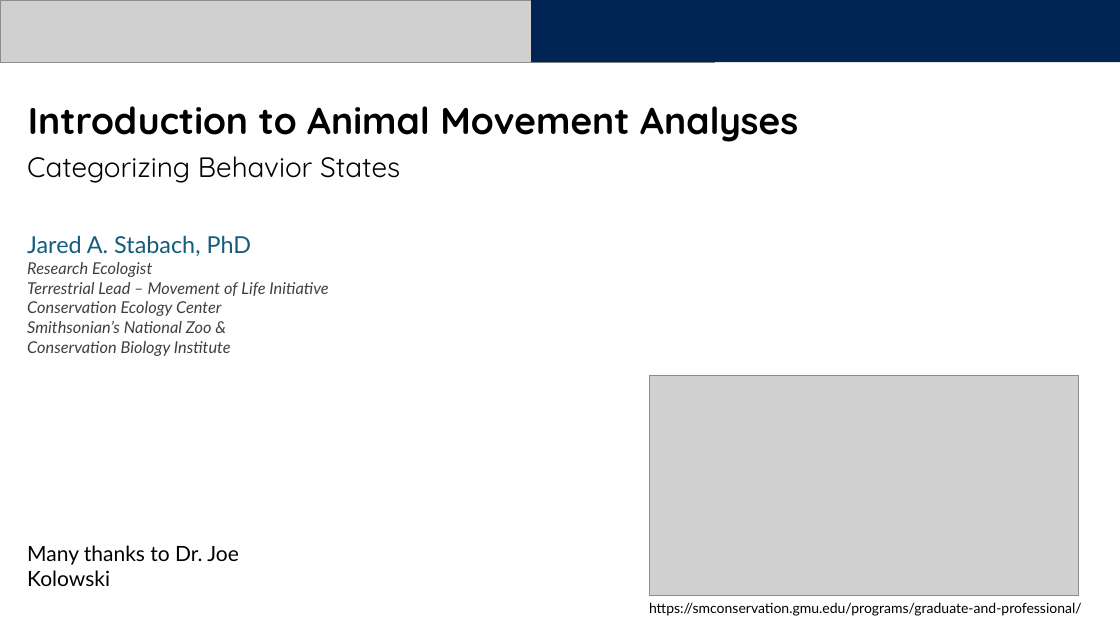
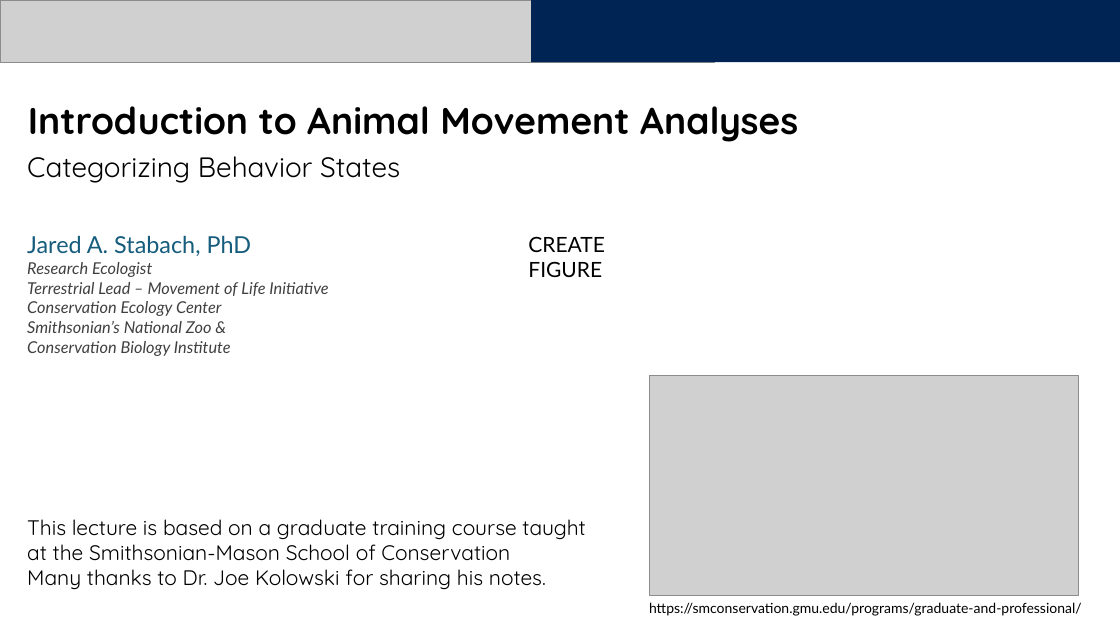
Before and after one commit to Smithsonian/Introduction_HMM, a slide deck: slide 1 of Presentation/IntroAnimalMovements_HMMs.pptx. Drawn at 1120x630 pixels with LibreOffice and Linux fonts; fonts in the diff are those of the drawing; grey boxes stand for pictures. Boxes give left, top, right and bottom in pixels: in the first picture for what was removed or moved away, otherwise in the second. Text is boxed around its words. In the diff, an @@ line names an element or a change of style, - is before the commit and + after.

```diff
--- a/Presentation/IntroAnimalMovements_HMMs.pptx
+++ b/Presentation/IntroAnimalMovements_HMMs.pptx
@@ text added at (528, 236, 605, 277), 18 pt, text #000000 @@
+CREATE FIGURE
@@ text at (27, 519, 585, 590): text changed; font Lato to Quicksand @@
-Many thanks to Dr. Joe Kolowski
+This lecture is based on a graduate training course taught
+at the Smithsonian-Mason School of Conservation
+Many thanks to Dr. Joe Kolowski for sharing his notes.
```
Also in this commit, not shown: 15 other slides changed, 11 slides added, 11 slides removed.
